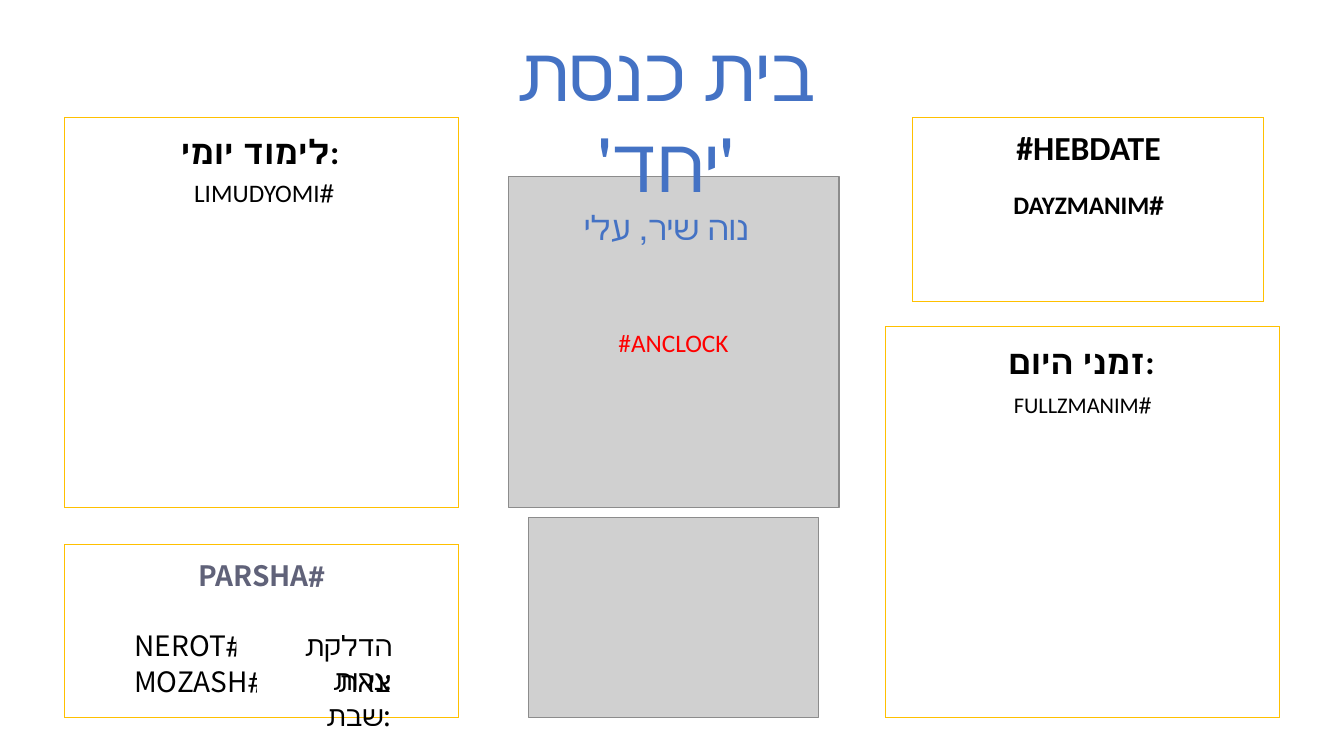
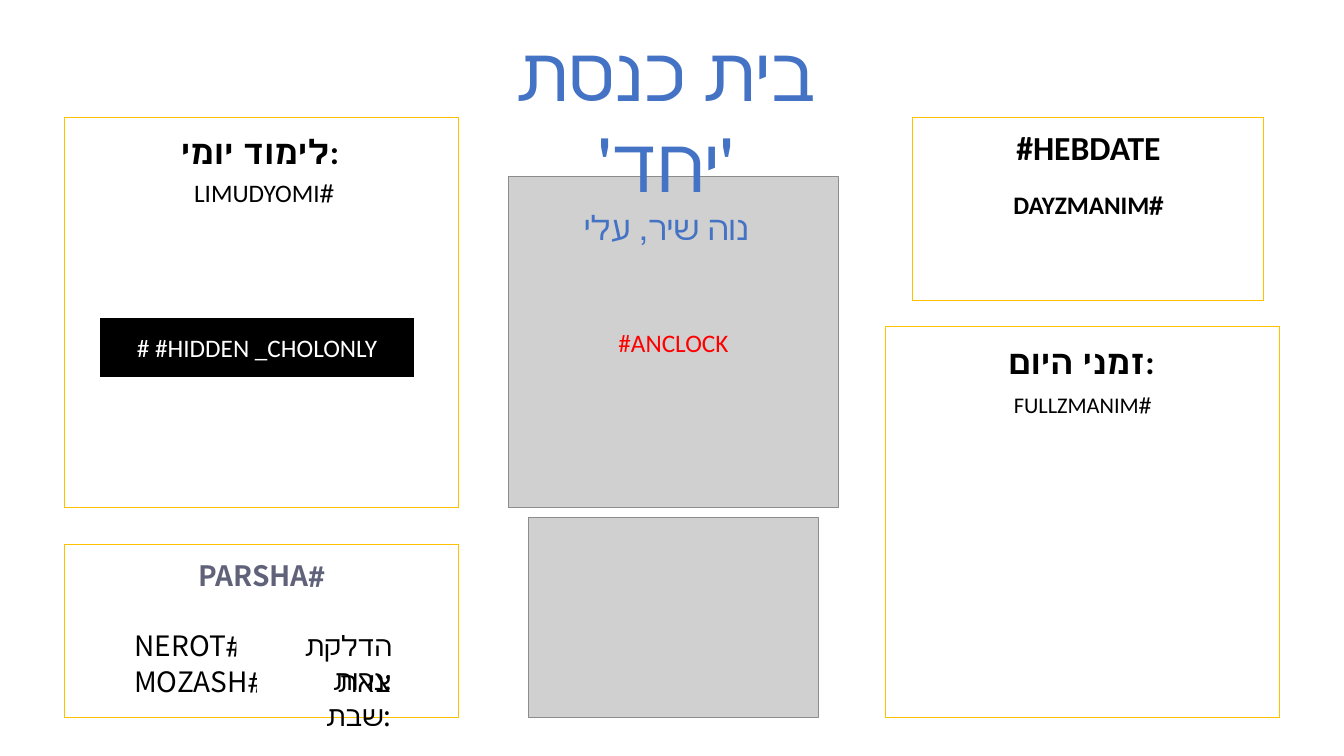
Before and after one commit to diaphone0/shul-luah, a slide deck: slide 3 of luah.pptx. Drawn at 1344x756 pixels with LibreOffice and Linux fonts; fonts in the diff are those of the drawing; grey boxes stand for pictures; background and template pictures are left out. Boxes give left, top, right and bottom in pixels: in the first picture for what was removed or moved away, otherwise in the second. Text is boxed around its words. In the diff, an @@ line names an element or a change of style, - is before the commit and + after.

```diff
--- a/luah.pptx
+++ b/luah.pptx
@@ rectangle added at (99,317,415,378), fill #000000, outline #FFFFFF 1.5 pt, 18 pt, text #FFFFFF @@
+# #HIDDEN _CHOLONLY
```
Also in this commit, not shown: 2 other slides changed, 1 slide added, 9 other files.
